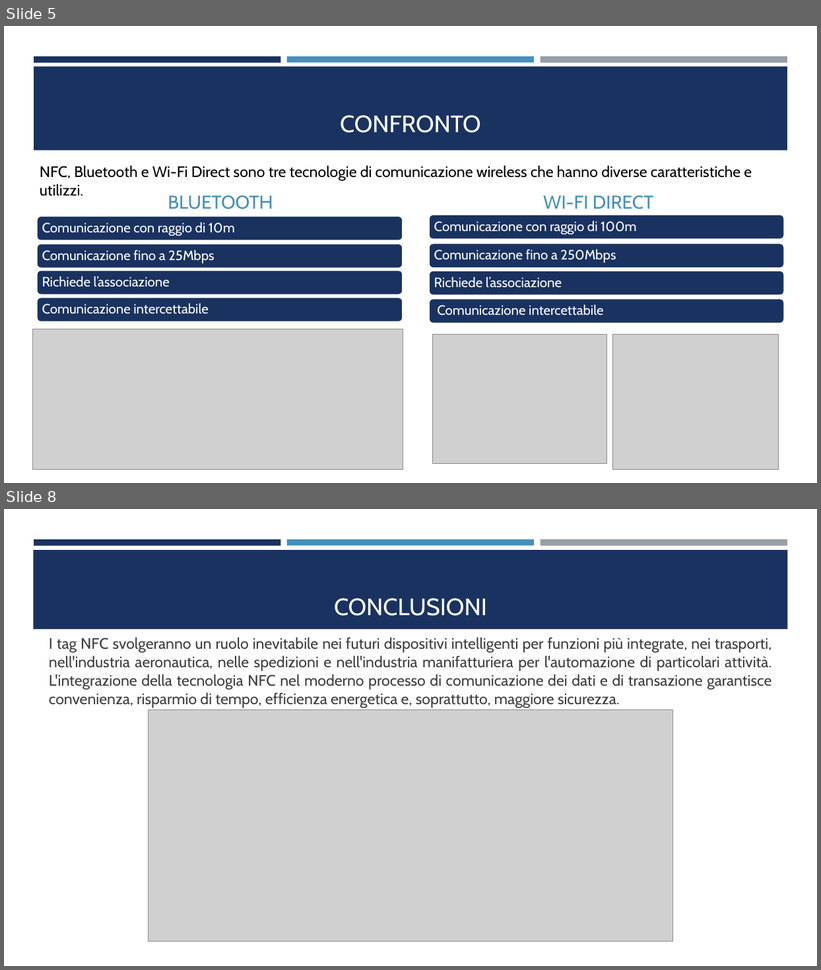
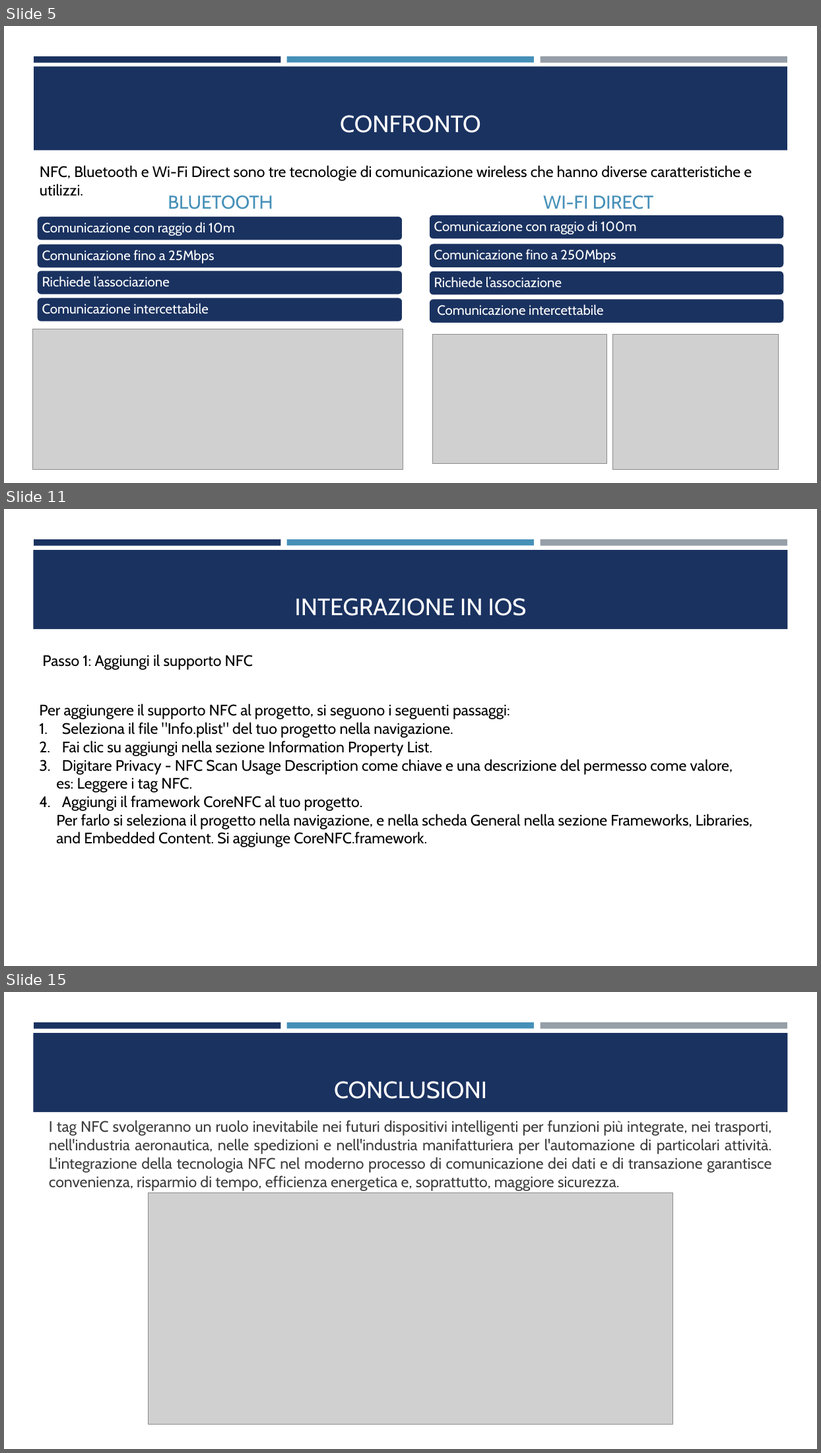
Before and after one commit to AndreaBedei1/Relazione-NFC, a slide deck: Presentazione_NFC/NFC.pptx. Shown one above the other, each under a label of ours: slides 5 and 8 before the commit, slides 5, 11 and 15 after it; the slides between them are not shown. The pictures are 821x970 and 821x1453 pixels, drawn with LibreOffice and Linux fonts; fonts in the diff are those of the drawing; grey boxes stand for pictures. Boxes give left, top, right and bottom in pixels: in the first picture for what was removed or moved away, otherwise in the second. Text is boxed around its words. In the diff, an @@ line names an element or a change of style, - is before the commit and + after.

```diff
--- a/Presentazione_NFC/NFC.pptx
+++ b/Presentazione_NFC/NFC.pptx
@@ slide 11 added at <box>4,509,817,966</box>, background #FFFFFF; not listed: 4 template elements that a slide beside it also shows @@
@@ title added at <box>295,598,527,616</box>, 28 pt, text #FFFFFF @@
+INTEGRAZIONE IN IOS
@@ text added at <box>42,654,253,670</box>, 18 pt, text #000000 @@
+Passo 1: Aggiungi il supporto NFC
@@ text added at <box>39,704,752,848</box>, 18 pt, text #000000 @@
+Per aggiungere il supporto NFC al progetto, si seguono i seguenti passaggi:
+1. Seleziona il file "Info.plist" del tuo progetto nella navigazione.
+2. Fai clic su aggiungi nella sezione Information Property List.
+3. Digitare Privacy - NFC Scan Usage Description come chiave e una descrizione del permesso come valore,
+es: Leggere i tag NFC.
+4. Aggiungi il framework CoreNFC al tuo progetto.
+Per farlo si seleziona il progetto nella navigazione, e nella scheda General nella sezione Frameworks, Libraries,
+and Embedded Content. Si aggiunge CoreNFC.framework.
@@ what was slide 8 is now slide 15 @@
```
Also in this commit, not shown: 1 slide changed, 6 other slides added.
